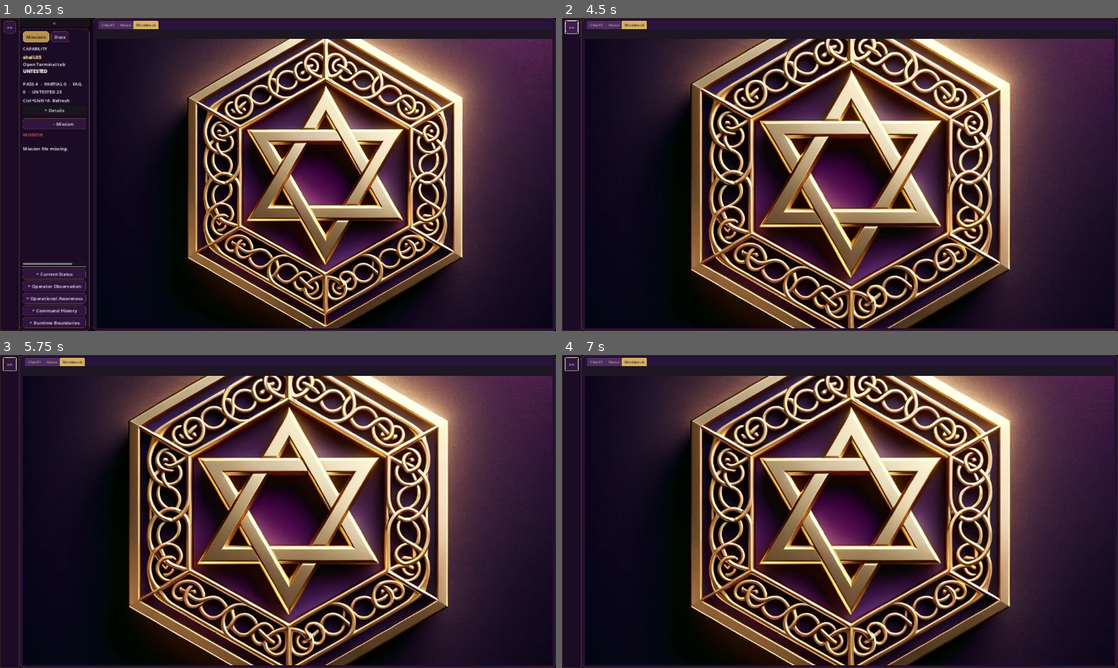
Above: before the commit, frames 1-4 (two rows, left to right).
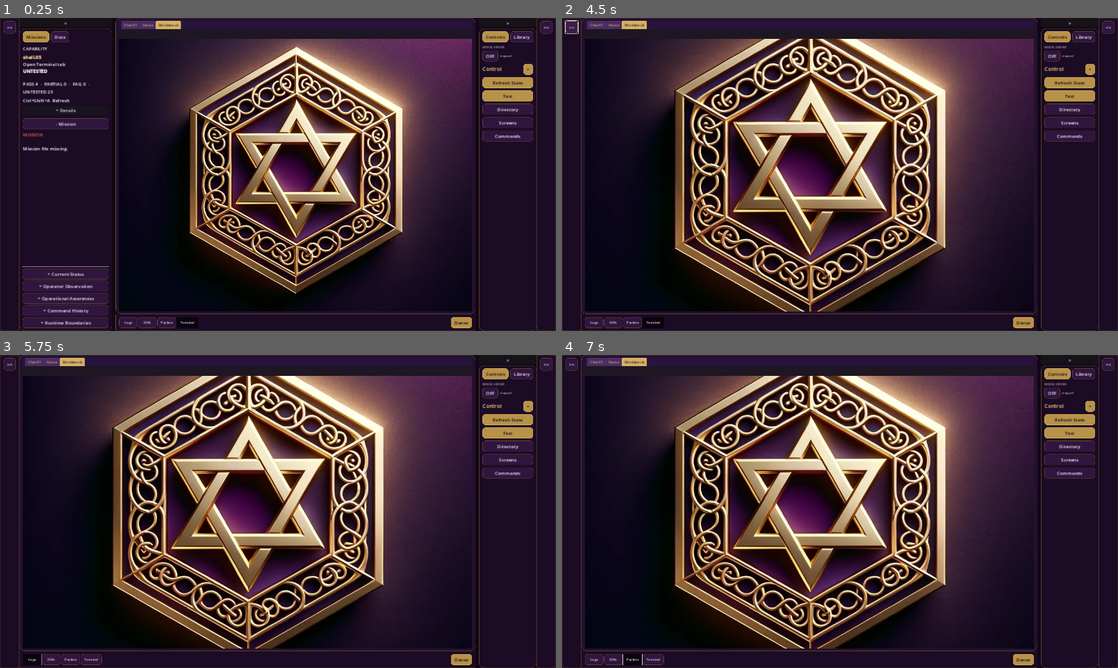
Above: after the commit, the same moments.

Repository: Precision-Tower/Spaceship
Game: Godot game, scene res://scenes/Main.tscn
Two runs of this game, one before a commit and one after it. Both use one fixed random seed, a clock stepped at 60 frames per second and the inputs below.
Inputs (mouse positions are in pixels of both pictures, inside the frame that each line leads up to):
- Up to frame 1 (0.25 s): no input
- Up to frame 2 (4.5 s): click (689, 321) at 0.5 s, where only the run after the commit has a clickable "Logs"; click (712, 321) at 1.25 s, where only the run after the commit has a clickable "Diffs"; click (728, 321) at 2 s, where only the run after the commit has a clickable "Packets"; click (751, 321) at 2.75 s, where only the run after the commit has a clickable "Terminal"; click (1023, 321) at 3.5 s, where only the run after the commit has a clickable "Dense"; click ">>" at 4.25 s
- Up to frame 3 (5.75 s): click (33, 658) at 5 s, where only the run after the commit has a clickable "Logs"
- Up to frame 4 (7 s): click (612, 658) at 5.75 s, where only the run after the commit has a clickable "Diffs"; click (634, 658) at 6.5 s, where only the run after the commit has a clickable "Packets"

The runs differ from the first frame. In frame 1, 46% of the frame differs, in the area x 4-100%, y 0-100%; in frame 2, 55%; in frame 3, 55%; in frame 4, 55%, in the area x 0-100%, y 0-100%.
Error before the commit: Trying to assign value of type 'RefCounted' to a variable of type 'TabContainer'. (res://Main.gd:1280)

Commit message:
dock: VBox layout, fresh BottomDock

Diff:
--- a/UI/OperatorShell/Main.gd
+++ b/UI/OperatorShell/Main.gd
@@ -110,7 +110,7 @@
 var state_label: Label
 var workspace_tabs: TabContainer
 var workspace_surface
-var bottom_tabs: TabContainer
+var bottom_tabs
 var bottom_shell: PanelContainer
 var bottom_dock
 
@@ -178,10 +178,8 @@
 		return
 	var total_h: int = int(main_v_split.size.y)
 	var bottom_h: int = 48 if terminal_collapsed else int(config.bottom_height_expanded)
-	main_v_split.split_offset = total_h - bottom_h
 	if terminal_toggle_button:
 		terminal_toggle_button.text = "?" if terminal_collapsed else "?"
-	print("[Toggle] terminal, collapsed=", terminal_collapsed, " offset=", main_v_split.split_offset)
 
 
 func _cycle_terminal_density() -> void:
@@ -264,7 +262,6 @@
 		var off := -1
 		var vs := Vector2.ZERO
 		if main_v_split != null:
-			off = main_v_split.split_offset
 			vs = main_v_split.size
 		print("[LayoutDiag] vsplit=", int(vs.x), "x", int(vs.y), " offset=", off)
 func _update_mobile_keyboard_layout() -> void:
--- a/UI/OperatorShell/layout/BottomDock.gd
+++ b/UI/OperatorShell/layout/BottomDock.gd
@@ -2,41 +2,208 @@
 class_name OperatorShellBottomDock
 
 const Palette = preload("res://widgets/Palette.gd")
+const TerminalSurface = preload("res://widgets/TerminalSurface.gd")
 
 var host
 var bottom_shell: PanelContainer
-var bottom_tabs
+var bottom_tabs: TabContainer
 var terminal_surface
+var content_host: Control
+var terminal_input: LineEdit
+var tab_buttons := {}
+var tab_contents := {}
+var tab_order: Array[String] = []
+var current_name := ""
 
 func _init(owner) -> void:
 	host = owner
 
 func build() -> Control:
 	bottom_shell = PanelContainer.new()
-	bottom_shell.custom_minimum_size = Vector2(0, 0)
-	host._panel(bottom_shell, Palette.PLUM_DEEP, Palette.GOLD_DARK, 1, 0)
-
-	var strip := ColorRect.new()
-	strip.color = Color(1.0, 0.0, 1.0, 1.0)  # bright magenta test
-	strip.custom_minimum_size = Vector2(0, 40)
-	strip.size_flags_horizontal = Control.SIZE_EXPAND_FILL
-	strip.size_flags_vertical = Control.SIZE_EXPAND_FILL
-	bottom_shell.add_child(strip)
-
-	bottom_tabs = self
+	bottom_shell.custom_minimum_size = Vector2(0, 48)
+	host._panel(bottom_shell, Palette.PLUM_DEEP, Palette.GOLD_DARK, 1, 4)
+
+	var root := VBoxContainer.new()
+	root.add_theme_constant_override("separation", 0)
+	root.clip_contents = true
+	bottom_shell.add_child(root)
+
+	# Tab strip
+	var tab_strip := HBoxContainer.new()
+	tab_strip.add_theme_constant_override("separation", 4)
+	tab_strip.custom_minimum_size = Vector2(0, 26)
+	root.add_child(tab_strip)
+
+	var buttons_row := HBoxContainer.new()
+	buttons_row.add_theme_constant_override("separation", 2)
+	buttons_row.size_flags_horizontal = Control.SIZE_EXPAND_FILL
+	tab_strip.add_child(buttons_row)
+
+	var density := Button.new()
+	density.text = "Dense"
+	density.custom_minimum_size = Vector2(70, 22)
+	host._button(density, true)
+	host._connect_observed_button(density, "Cycle Density", host._cycle_terminal_density)
+	tab_strip.add_child(density)
+
+	# Content host (hidden when collapsed)
+	content_host = Control.new()
+	content_host.size_flags_horizontal = Control.SIZE_EXPAND_FILL
+	content_host.size_flags_vertical = Control.SIZE_EXPAND_FILL
+	content_host.clip_contents = true
+	root.add_child(content_host)
+
+	# Placeholder tab host so bottom_tabs var is valid
+	bottom_tabs = TabContainer.new()
+	bottom_tabs.visible = false
+	content_host.add_child(bottom_tabs)
+
+	# Input line (hidden until expanded)
+	terminal_input = LineEdit.new()
+	terminal_input.placeholder_text = "Type operational intent..."
+	terminal_input.custom_minimum_size = Vector2(0, 26)
+	terminal_input.visible = false
+	terminal_input.text_submitted.connect(host._on_terminal_input_submitted)
+	root.add_child(terminal_input)
+	host.terminal_input = terminal_input
+
+	# Build tabs
+	for name in ["Logs", "Diffs", "Packets"]:
+		_make_tab(name, "No output yet.")
+	_make_terminal_tab()
+
+	bottom_shell.resized.connect(_on_resized)
+	_select_tab("Logs")
 	return bottom_shell
 
-func set_bottom(_name: String) -> void: pass
-func log_line(_t: String) -> void: pass
-func terminal(_t: String) -> void: pass
-func diff(_t: String) -> void: pass
-func packets(_t: String) -> void: pass
-func record_command(_a, _b, _c) -> void: pass
-func render_history() -> void: pass
-func shutdown_terminals() -> void: pass
-func apply_terminal_density(_m: String) -> void: pass
-func bottom_text(_n: String): return null
-func get_tab_count() -> int: return 0
-func get_tab_title(_i: int) -> String: return ""
-func set_current_tab(_i: int) -> void: pass
-func get_current_tab() -> int: return 0
+func _make_tab(name: String, content: String) -> void:
+	var btn := Button.new()
+	btn.text = name
+	btn.toggle_mode = true
+	btn.custom_minimum_size = Vector2(64, 22)
+	btn.add_theme_font_size_override("font_size", 11)
+	host._button(btn, false)
+	btn.pressed.connect(_select_tab.bind(name))
+	tab_buttons[name] = btn
+	btn.get_parent() # no-op
+	# Add button to the buttons_row inside build (deferred)
+	var strip := bottom_shell.get_child(0).get_child(0).get_child(0)
+	strip.add_child(btn)
+
+	var label := RichTextLabel.new()
+	label.name = name
+	label.bbcode_enabled = true
+	label.selection_enabled = true
+	label.text = "[color=#d6b15f]" + name + "[/color]\n\n" + content
+	label.anchor_right = 1.0
+	label.anchor_bottom = 1.0
+	label.visible = false
+	content_host.add_child(label)
+	tab_contents[name] = label
+	tab_order.append(name)
+
+func _make_terminal_tab() -> void:
+	terminal_surface = TerminalSurface.new(host)
+	var term_control: Control = terminal_surface.build()
+	term_control.name = "Terminal"
+	term_control.anchor_right = 1.0
+	term_control.anchor_bottom = 1.0
+	term_control.visible = false
+	content_host.add_child(term_control)
+
+	var btn := Button.new()
+	btn.text = "Terminal"
+	btn.toggle_mode = true
+	btn.custom_minimum_size = Vector2(74, 22)
+	btn.add_theme_font_size_override("font_size", 11)
+	host._button(btn, false)
+	btn.pressed.connect(_select_tab.bind("Terminal"))
+	tab_buttons["Terminal"] = btn
+	var strip := bottom_shell.get_child(0).get_child(0).get_child(0)
+	strip.add_child(btn)
+
+	tab_contents["Terminal"] = term_control
+	tab_order.append("Terminal")
+
+func _select_tab(name: String) -> void:
+	if not tab_contents.has(name):
+		return
+	current_name = name
+	for n in tab_contents.keys():
+		if tab_buttons.has(n):
+			tab_buttons[n].button_pressed = (n == name)
+		tab_contents[n].visible = (n == name)
+
+func _on_resized() -> void:
+	var h := bottom_shell.size.y
+	var expanded := h > 80.0
+	if terminal_input != null:
+		terminal_input.visible = expanded
+	if content_host != null:
+		content_host.visible = expanded
+
+func set_bottom(name: String) -> void:
+	_select_tab(name)
+
+func log_line(text: String) -> void:
+	var l = tab_contents.get("Logs")
+	if l is RichTextLabel:
+		l.append_text("\n[color=#d6b15f]" + Time.get_time_string_from_system() + "[/color] " + text)
+
+func terminal(text: String) -> void:
+	if terminal_surface and terminal_surface.has_method("append_system_text"):
+		terminal_surface.append_system_text(text)
+	_select_tab("Terminal")
+
+func diff(text: String) -> void:
+	var d = tab_contents.get("Diffs")
+	if d is RichTextLabel:
+		d.append_text("\n\n[color=#d6b15f]>[/color] " + text)
+	_select_tab("Diffs")
+
+func packets(text: String) -> void:
+	var p = tab_contents.get("Packets")
+	if p is RichTextLabel:
+		p.append_text("\n\n[color=#d6b15f]>[/color] " + text)
+	_select_tab("Packets")
+
+func record_command(name: String, result: Dictionary, summary: String) -> void:
+	var status := "success" if result.get("ok", false) else "failed"
+	host.current_status["last_command"] = name + " (" + status + ")"
+	host._render_current_status()
+	host.command_history.push_front({"command": name, "status": status, "time": Time.get_time_string_from_system(), "summary": summary})
+	if host.command_history.size() > 10:
+		host.command_history.pop_back()
+	render_history()
+
+func render_history() -> void:
+	if not host.history_label:
+		return
+	var text := "[color=#f1d58a]Command History[/color]\n"
+	for row in host.command_history:
+		text += "\n" + str(row.get("command", "?")) + " -> " + str(row.get("status", "?")) + "\n"
+	host.history_label.text = text
+
+func shutdown_terminals() -> void:
+	if terminal_surface and terminal_surface.has_method("shutdown"):
+		terminal_surface.shutdown()
+
+func apply_terminal_density(mode: String) -> void:
+	if terminal_surface and terminal_surface.has_method("apply_terminal_density"):
+		terminal_surface.apply_terminal_density(mode)
+
+func bottom_text(name: String):
+	return tab_contents.get(name)
+
+func get_tab_count() -> int:
+	return tab_order.size()
+
+func get_tab_title(i: int) -> String:
+	return tab_order[i] if i >= 0 and i < tab_order.size() else ""
+
+func set_current_tab(i: int) -> void:
+	if i >= 0 and i < tab_order.size():
+		_select_tab(tab_order[i])
+
+func get_current_tab() -> int:
+	return tab_order.find(current_name)
